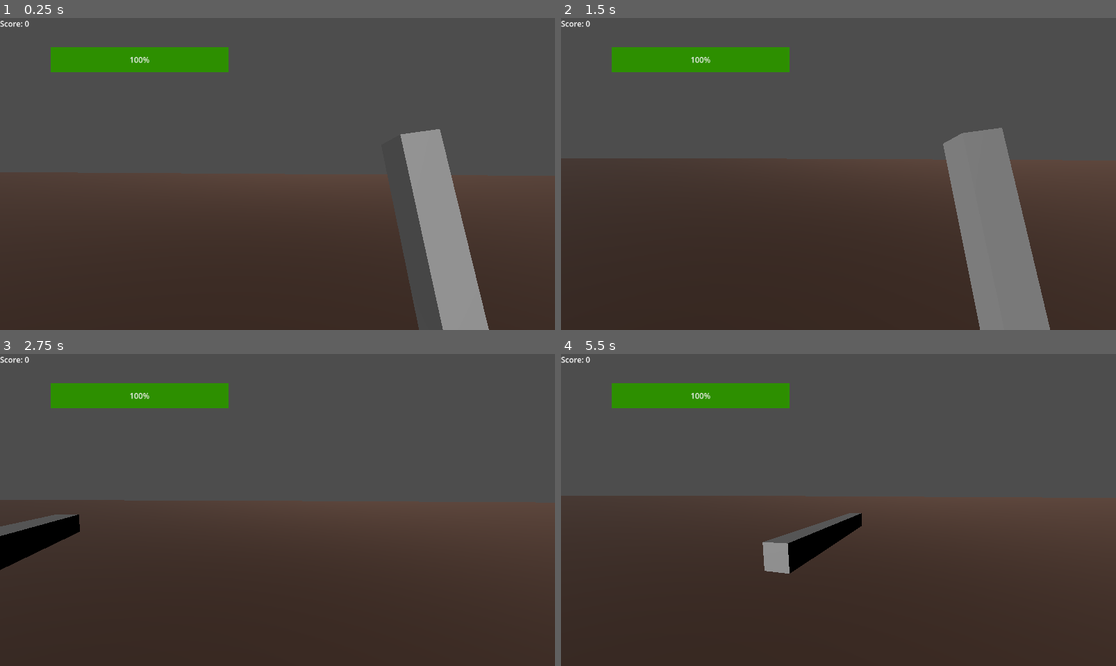
Above: before the commit, frames 1-4 (two rows, left to right).
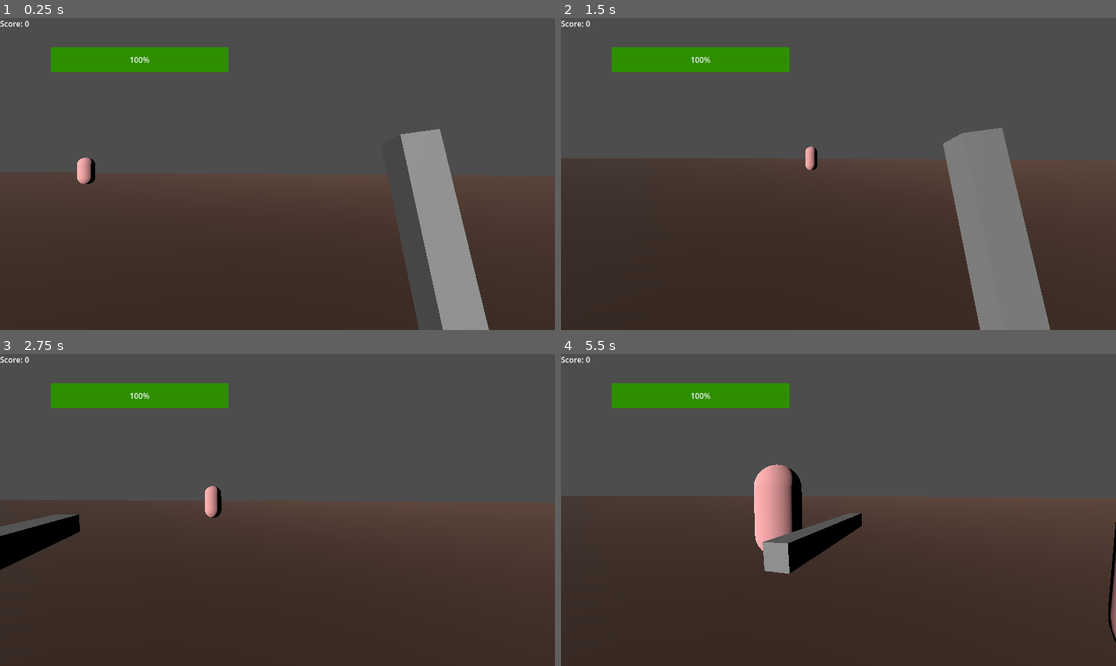
Above: after the commit, the same moments.

Repository: shellyw8542/AngelaL-ShellyW-Freedom
Game: Godot game, scene res://node3d.tscn
Same seed, same stepped clock (60 frames per second), same inputs: the game is played once before the commit and once after it.
Inputs (mouse positions are in pixels of both pictures, inside the frame that each line leads up to):
- Up to frame 1 (0.25 s): no input
- Up to frame 2 (1.5 s): tap Enter (ui_accept) at 0.5, 0.77 s; move the mouse to (960, 158) at 0.52 s; hold Right (ui_right) 0.53-1.28 s; click (960, 158) at 0.6 s; move the mouse to (810, 174) at 1.27 s; hold Up (ui_up) from 1.28 s (still down); tap Shift (sprint) at 1.35 s
- Up to frame 3 (2.75 s): keep holding Up (ui_up); tap Enter (ui_accept) at 1.52 s; move the mouse to (288, 503) at 2.02 s; click (288, 503) at 2.1 s
- Up to frame 4 (5.5 s): keep holding Up (ui_up); move the mouse to (832, 516) at 2.77 s; tap Shift (sprint) at 2.85, 4.35 s; click (832, 516) at 2.92 s; tap Enter (ui_accept) at 3.02, 3.77, 4.52 s; move the mouse to (877, 513) at 3.52 s; click (877, 513) at 3.6 s; move the mouse to (794, 506) at 4.27 s; move the mouse to (844, 510) at 5.02 s; click (844, 510) at 5.1 s

The runs differ from the first frame. In frame 1, 0.2% of the frame differs, in the area x 13-18%, y 44-54%; in frame 2, 0.1%; in frame 3, 0.3%; in frame 4, 2.1%, in the area x 34-100%, y 35-93%.

Commit message:
Update node3d.tscn

Diff:
--- a/node3d.tscn
+++ b/node3d.tscn
@@ -55,6 +55,12 @@
 
 [node name="Enemy3" parent="." instance=ExtResource("3_203t3")]
 transform = Transform3D(1, 0, 0, 0, 1, 0, 0, 0, 1, 6.24307, 0.337631, 15.2274)
+
+[node name="Enemy4" parent="." instance=ExtResource("3_203t3")]
+transform = Transform3D(1, 0, 0, 0, 1, 0, 0, 0, 1, -14.7963, 0.895734, -15.7699)
+
+[node name="Enemy5" parent="." instance=ExtResource("3_203t3")]
+transform = Transform3D(1, 0, 0, 0, 1, 0, 0, 0, 1, 10.6396, 0.689101, -15.6346)
 
 [node name="CanvasLayer" type="CanvasLayer" parent="."]
 
